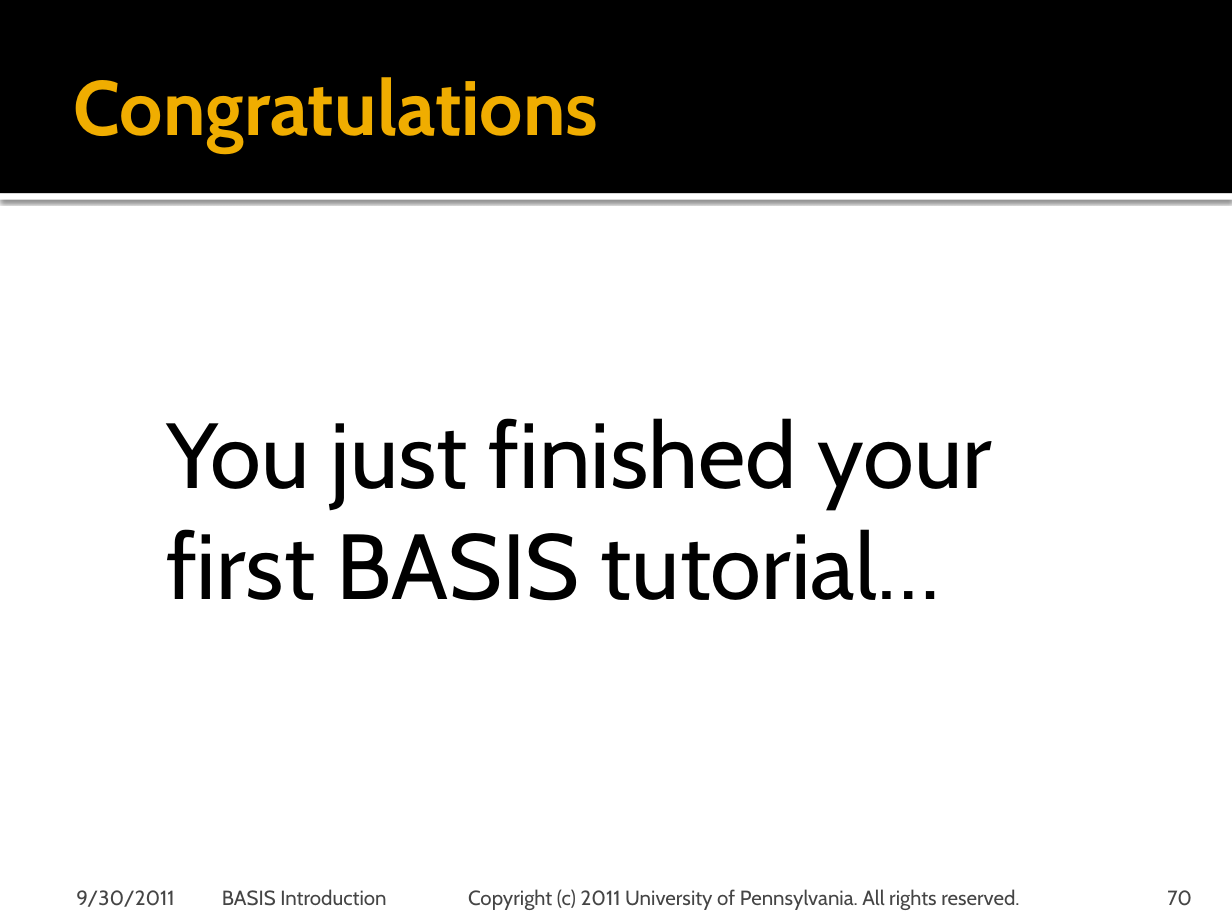
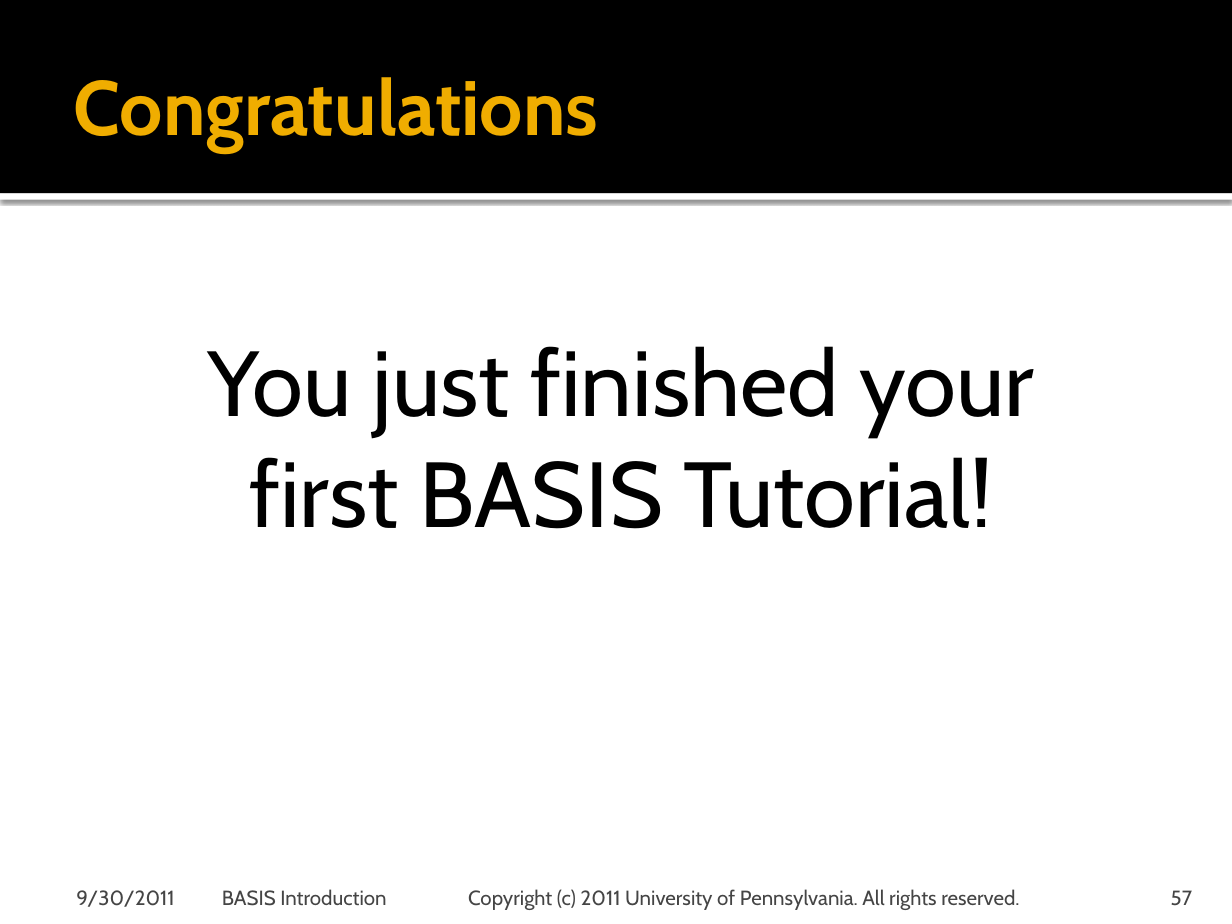
Before and after one commit to cmake-basis/legacy, a slide deck: slide 57 of doc/tutorials/BASIS Tutorial - 02 Getting Started.pptx (slide 70 before the commit). Drawn at 1232x924 pixels with LibreOffice and Linux fonts; fonts in the diff are those of the drawing; background and template pictures are left out. Boxes give left, top, right and bottom in pixels: in the first picture for what was removed or moved away, otherwise in the second. Text is boxed around its words. In the diff, an @@ line names an element or a change of style, - is before the commit and + after.

Commit message:
Split Getting Started tutorial into a short quick start guide and a more detailed tutorial.

```diff
--- a/doc/tutorials/BASIS Tutorial - 02 Getting Started.pptx
+++ b/doc/tutorials/BASIS Tutorial - 02 Getting Started.pptx
@@ text at (208,346,1035,529): text changed @@
-You just finished your first BASIS tutorial…
+You just finished your first BASIS Tutorial!
@@ page number at (1171,890,1192,906): text changed @@
-70
+57
```
Also in this commit, not shown: 25 other slides changed, 13 slides removed, 1 other file.
